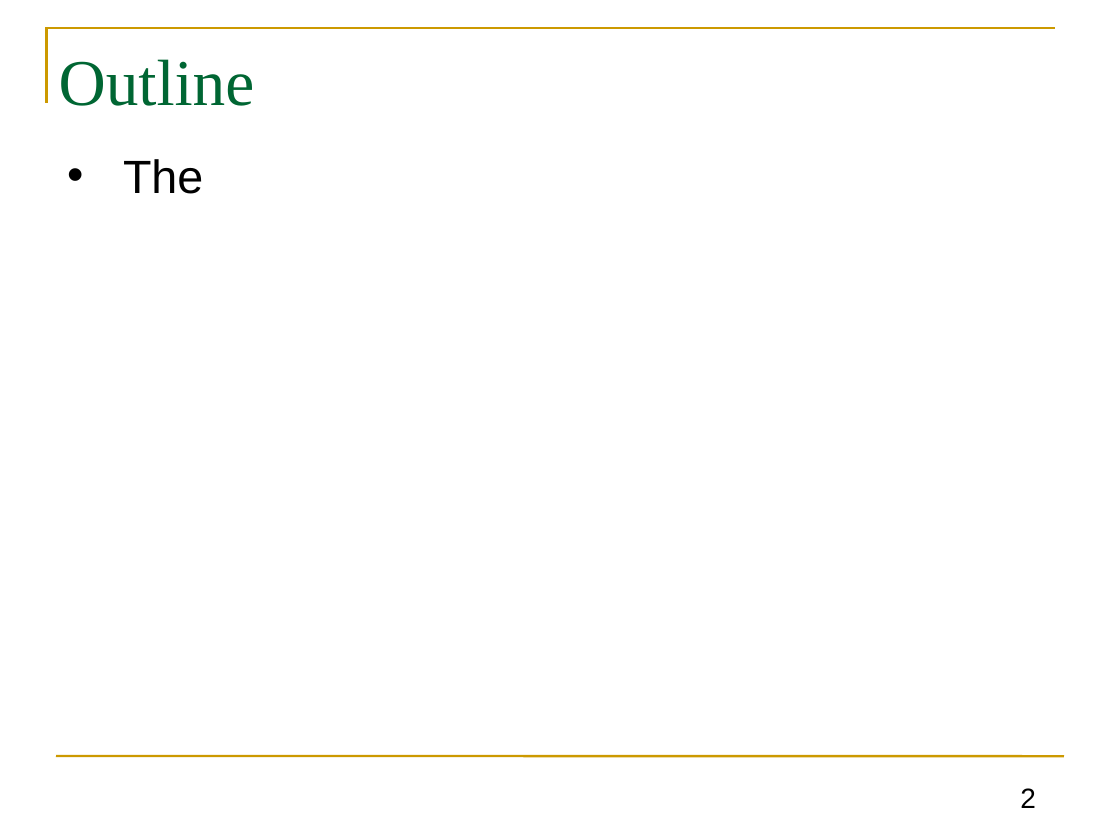
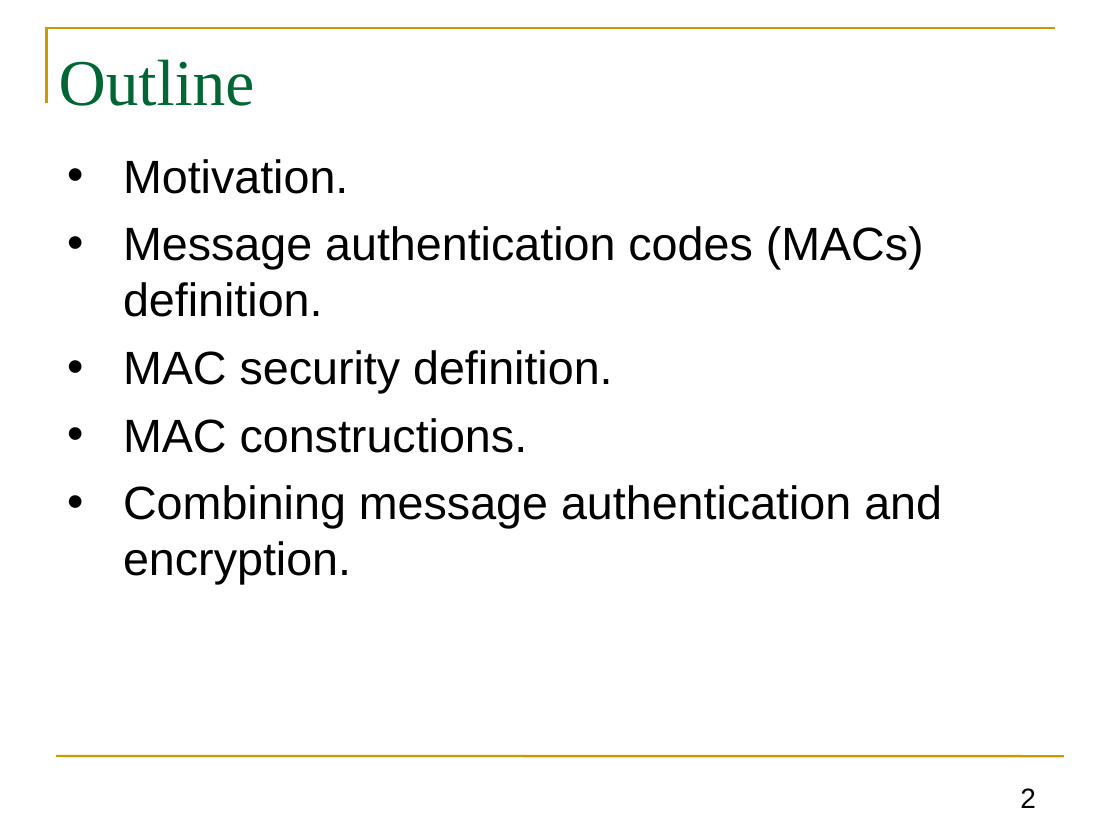
Before and after one commit to GhadaAlmashaqbeh/GhadaAlmashaqbeh.github.io, a slide deck: slide 2 of courses/cse3400-s2021/lecture5.pptx. Drawn at 1120x840 pixels with LibreOffice and Linux fonts; fonts in the diff are those of the drawing. Boxes give left, top, right and bottom in pixels: in the first picture for what was removed or moved away, otherwise in the second. Text is boxed around its words. In the diff, an @@ line names an element or a change of style, - is before the commit and + after.

Commit message:
update lecture 5

```diff
--- a/courses/cse3400-s2021/lecture5.pptx
+++ b/courses/cse3400-s2021/lecture5.pptx
@@ text at <box>123,159,942,585</box>: text changed @@
-• The
+• Motivation.
+• Message authentication codes (MACs) definition.
+• MAC security definition.
+• MAC constructions.
+• Combining message authentication and encryption.
```
Also in this commit, not shown: 6 other files.
